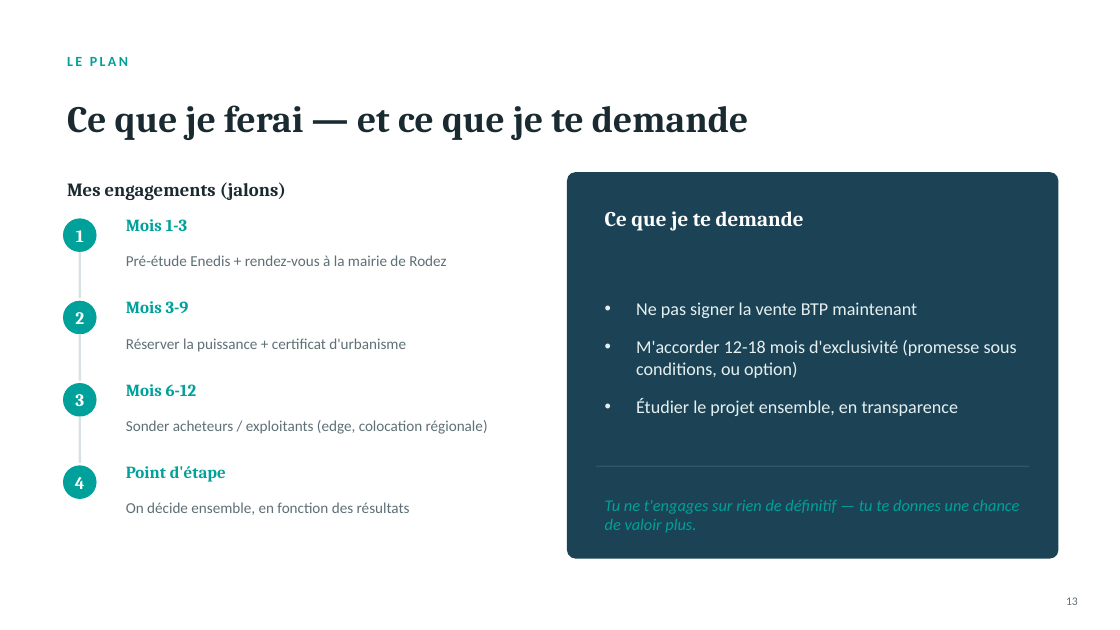
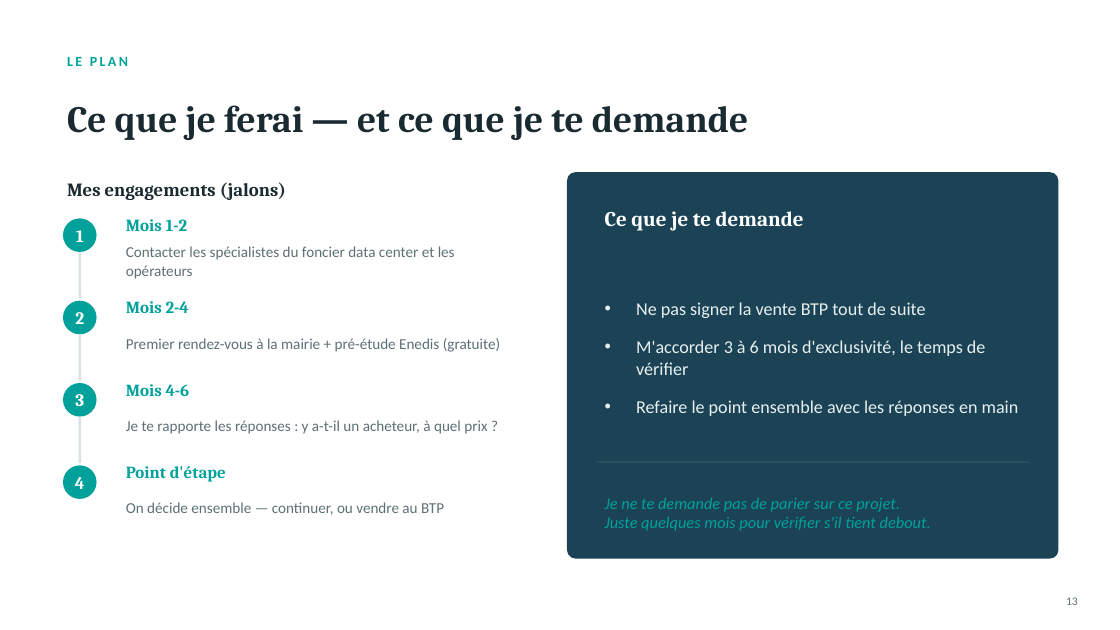
Before and after one commit to cdelbes/DC, a slide deck: slide 13 of deck/Deck-Foncier-Bel-Air.pptx. Drawn at 1120x630 pixels with LibreOffice and Linux fonts; fonts in the diff are those of the drawing. Boxes give left, top, right and bottom in pixels: in the first picture for what was removed or moved away, otherwise in the second. Text is boxed around its words. In the diff, an @@ line names an element or a change of style, - is before the commit and + after.

```diff
--- a/deck/Deck-Foncier-Bel-Air.pptx
+++ b/deck/Deck-Foncier-Bel-Air.pptx
@@ text at bbox=[126, 219, 188, 231]: text changed @@
-Mois 1-3
+Mois 1-2
@@ text at bbox=[126, 246, 455, 279]: text changed @@
-Pré-étude Enedis + rendez-vous à la mairie de Rodez
+Contacter les spécialistes du foncier data center et les opérateurs
@@ text at bbox=[126, 301, 189, 313]: text changed @@
-Mois 3-9
+Mois 2-4
@@ text at bbox=[636, 302, 1019, 416]: text changed @@
-• Ne pas signer la vente BTP maintenant
-• M'accorder 12-18 mois d'exclusivité (promesse sous conditions, ou option)
-• Étudier le projet ensemble, en transparence
+• Ne pas signer la vente BTP tout de suite
+• M'accorder 3 à 6 mois d'exclusivité, le temps de vérifier
+• Refaire le point ensemble avec les réponses en main
@@ text at bbox=[126, 338, 500, 352]: text changed @@
-Réserver la puissance + certificat d'urbanisme
+Premier rendez-vous à la mairie + pré-étude Enedis (gratuite)
@@ text at bbox=[126, 384, 190, 396]: text changed @@
-Mois 6-12
+Mois 4-6
@@ text at bbox=[126, 420, 487, 434]: text changed @@
-Sonder acheteurs / exploitants (edge, colocation régionale)
+Je te rapporte les réponses : y a-t-il un acheteur, à quel prix ?
@@ line moved from (597, 466) - (1029, 466) to (597, 462) - (1029, 462) @@
@@ text at bbox=[126, 502, 444, 515]: text changed @@
-On décide ensemble, en fonction des résultats
+On décide ensemble — continuer, ou vendre au BTP
@@ text at bbox=[605, 498, 931, 531]: text changed @@
-Tu ne t'engages sur rien de définitif — tu te donnes une chance de valoir plus.
+Je ne te demande pas de parier sur ce projet.
+Juste quelques mois pour vérifier s'il tient debout.
```
Also in this commit, not shown: 3 other slides changed, 1 slide added, 1 slide removed, 1 other file.
